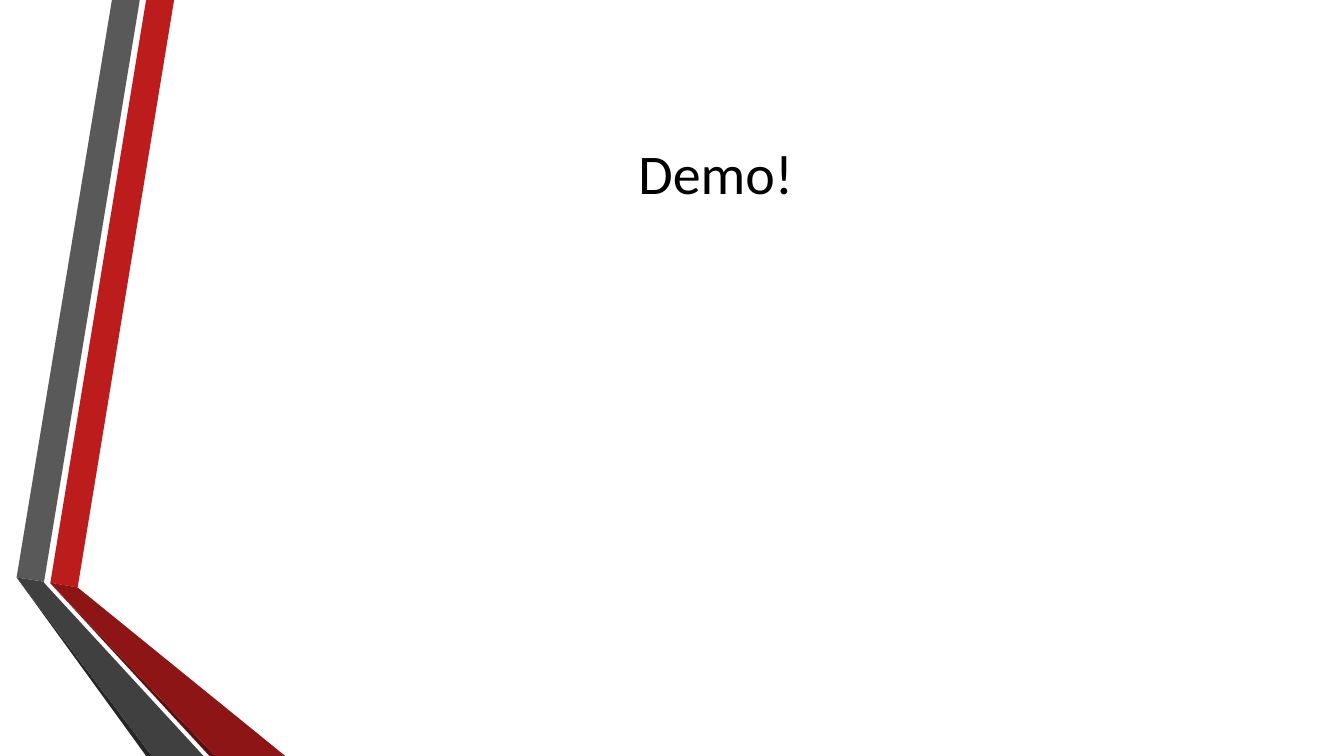
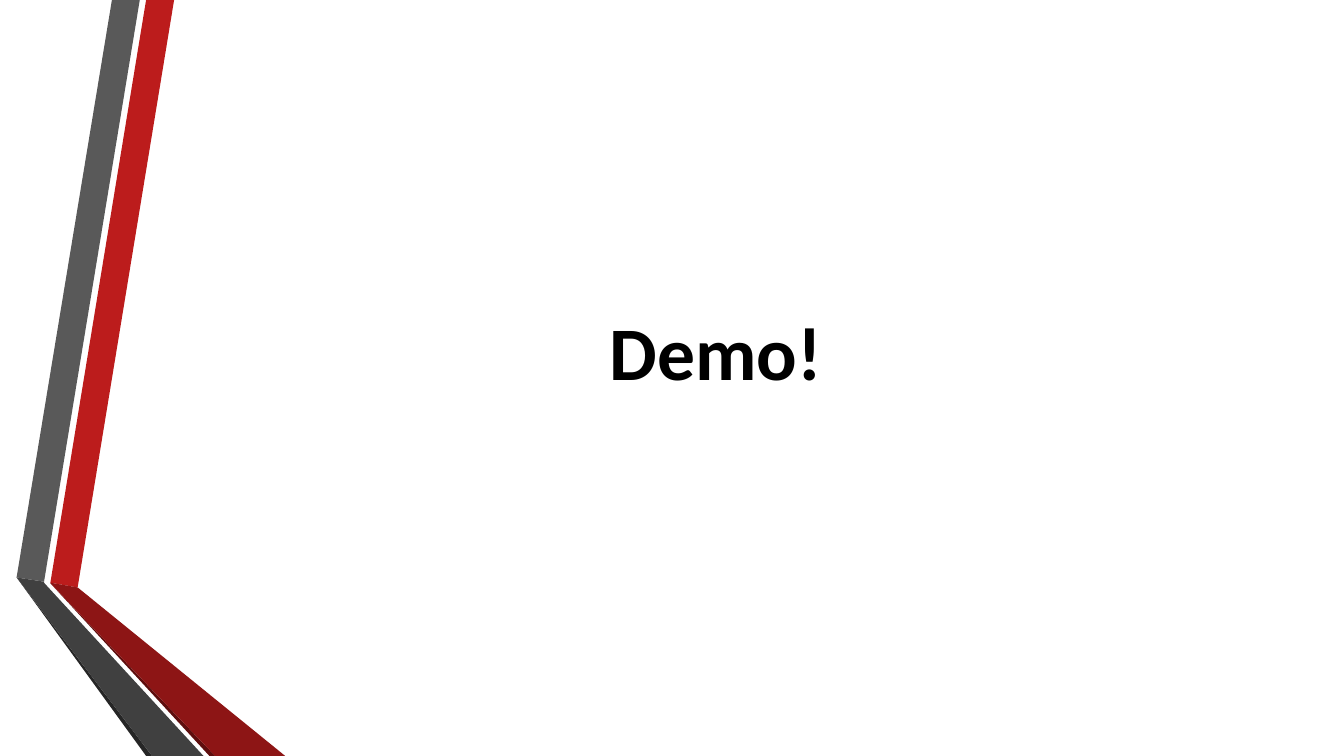
Before and after one commit to BobbyEdwards/SERTS_AudioPlayerProject, a slide deck: slide 7 of SERTS AFP Final Presentation.pptx (slide 6 before the commit). Drawn at 1344x756 pixels with LibreOffice and Linux fonts; fonts in the diff are those of the drawing; background and template pictures are left out. Boxes give left, top, right and bottom in pixels: in the first picture for what was removed or moved away, otherwise in the second. Text is boxed around its words. In the diff, an @@ line names an element or a change of style, - is before the commit and + after.

Commit message:
Ready for Final Presentation
All Code Files and Presentation Files are Ready for the Final

```diff
--- a/SERTS AFP Final Presentation.pptx
+++ b/SERTS AFP Final Presentation.pptx
@@ title "Demo!": place and size @@
-title "Demo!" at bbox=[638, 156, 793, 195]
+title "Demo!" at bbox=[610, 328, 822, 381]
@@ title "Demo!" at bbox=[610, 328, 822, 381]: size 40 to 54 pt, bold on @@
```
Also in this commit, not shown: 3 other slides changed, 1 slide added, 6 other files.
